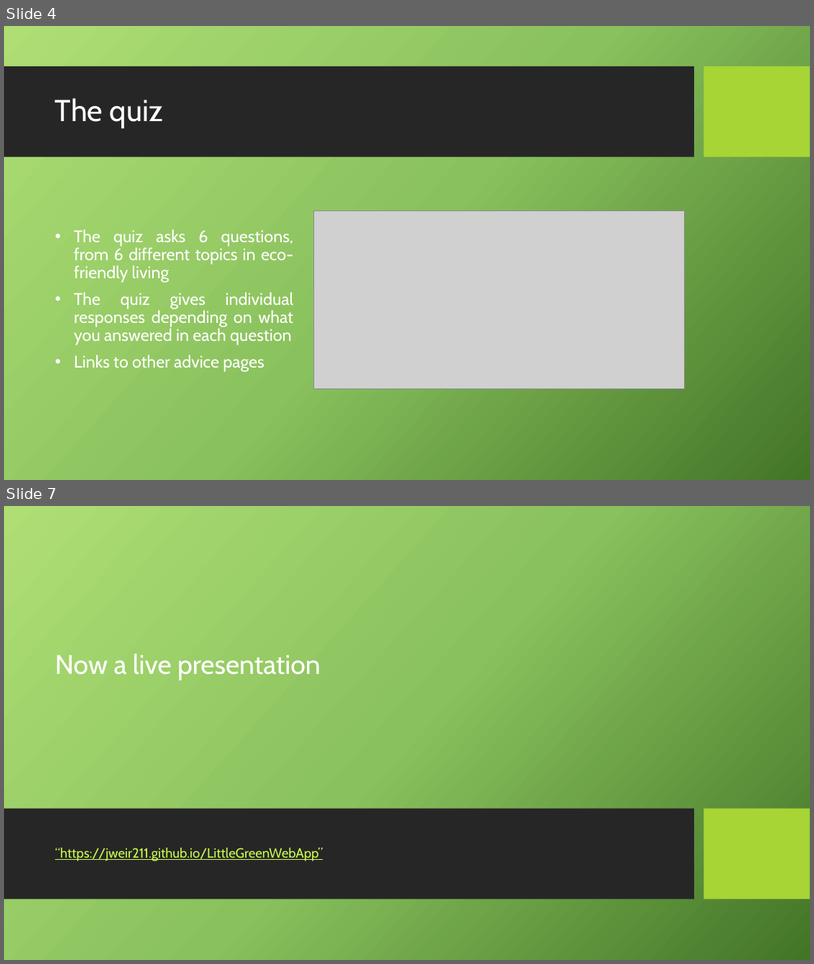
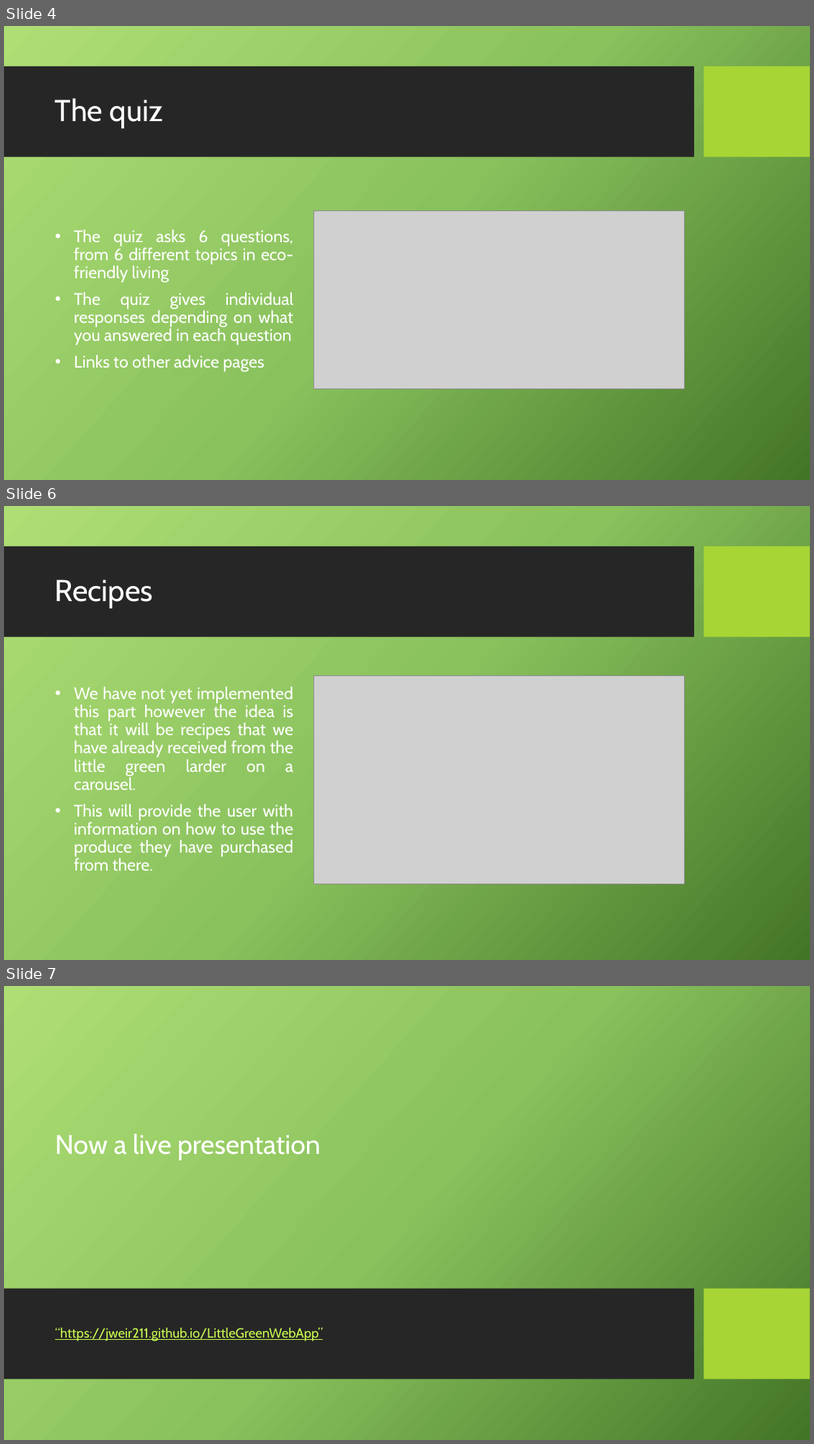
Before and after one commit to jweir211/LittleGreenWebApp, a slide deck: The Little Green Web App - Copy.pptx. Shown one above the other, each under a label of ours: slides 4 and 7 before the commit, slides 4, 6 and 7 after it; the slides between them are not shown. The pictures are 814x964 and 814x1444 pixels, drawn with LibreOffice and Linux fonts; fonts in the diff are those of the drawing; grey boxes stand for pictures; background and template pictures are left out. Boxes give left, top, right and bottom in pixels: in the first picture for what was removed or moved away, otherwise in the second. Text is boxed around its words. In the diff, an @@ line names an element or a change of style, - is before the commit and + after.

```diff
--- a/The Little Green Web App - Copy.pptx
+++ b/The Little Green Web App - Copy.pptx
@@ slide 6 added at box(4, 506, 810, 960), background picture (left out); not listed: 2 template elements that a slide beside it also shows @@
@@ title added at box(55, 579, 153, 608), 36 pt, text #FFFFFF @@
+Recipes
@@ picture added at box(314, 675, 684, 884) @@
@@ text added at box(74, 686, 293, 870), 20 pt, text #FFFFFF @@
+• We have not yet implemented this part however the idea is that it will be recipes that we have already received from the little green larder on a carousel.
+• This will provide the user with information on how to use the produce they have purchased from there.
```
Also in this commit, not shown: 2 slides changed, 1 other slide added, 2 slides removed.
